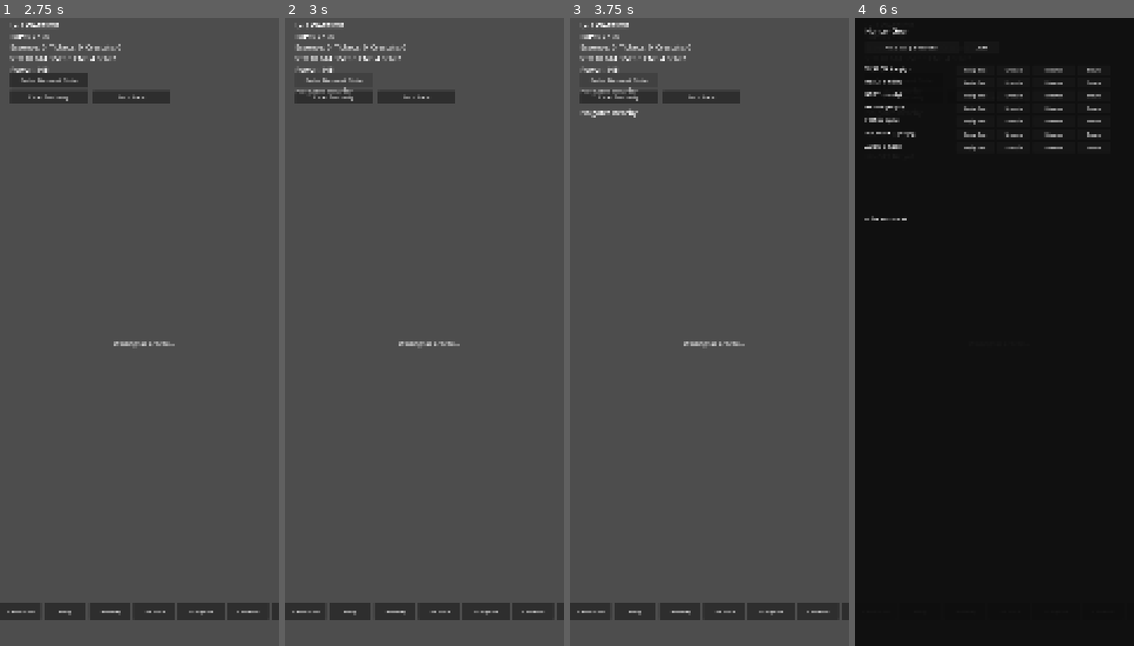
Above: before the commit, frames 1-4 (left to right).
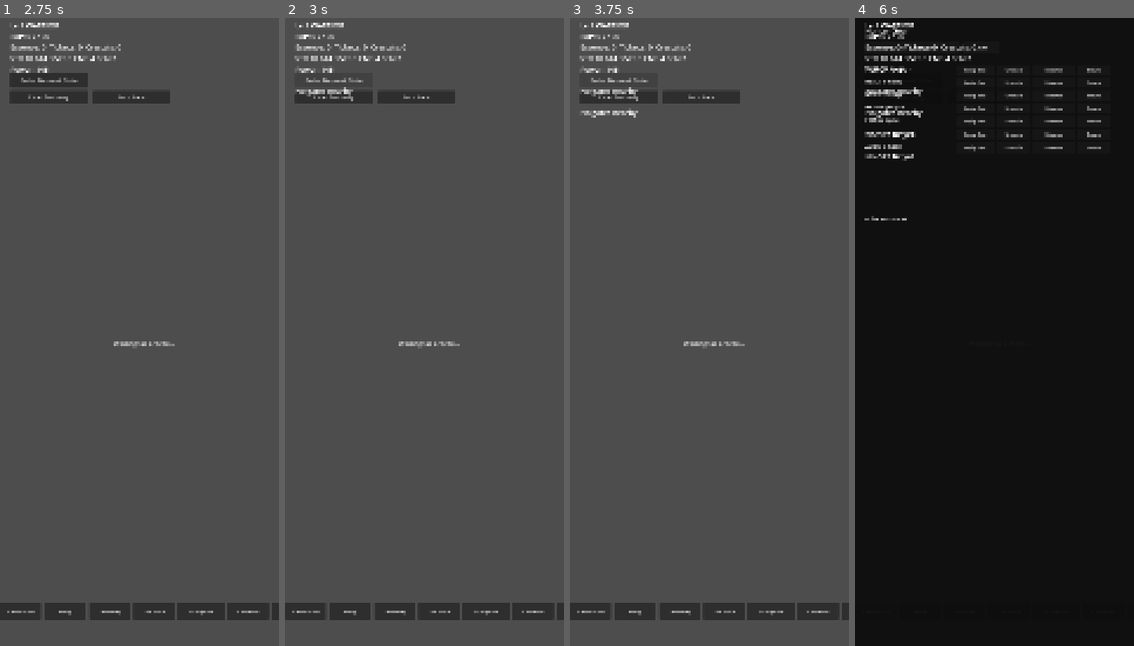
Above: after the commit, the same moments.

Repository: Luke-AI-Developments/HollowHunter
Game: Godot game, scene res://scenes/main.tscn
Two runs of this game, one before a commit and one after it. Both use one fixed random seed, a clock stepped at 60 frames per second and the inputs below.
Inputs (mouse positions are in pixels of both pictures, inside the frame that each line leads up to):
- Up to frame 1 (2.75 s): tap Enter at 0.5 s; move the mouse to (200, 300) at 0.52 s; hold Shift 0.53-1.25 s; click (200, 300) at 0.67 s; click "Warrior" at 1.25 s; click "Let's go" at 2 s
- Up to frame 2 (3 s): click "Enter Nearest Gate" at 2.75 s
- Up to frame 3 (3.75 s): click "Enter Nearest Gate" at 3.5 s
- Up to frame 4 (6 s): click "Claim Sanctuary" at 4.25 s; click "Lore Stone" at 5 s; click "Hunter Gear" at 5.75 s

Frame 1 is identical in both runs. In frame 2, 0.1% of the frame differs, in the area x 4-25%, y 11-13%; in frame 3, 0.1%; in frame 4, 1.2%, in the area x 3-44%, y 0-23%.

Commit message:
fix: status label was drawing behind the full-screen map
GameUI/Label (all in-game status/reward messages -- gate results,
Sanctuary/Lore Stone claims, GPS status) is an earlier sibling of
MapView, and MapView._draw_map_geometry() opens with an opaque
full-screen background rect every frame. Later siblings paint over
earlier ones at the same z_index, so the map was silently painting
over every status message once the map became visible -- discovered
while on-device verifying the map POI spawning feature: button taps
appeared to do nothing even though the underlying logic worked.

z_index = 1 makes the label always draw on top regardless of sibling
order. Also enabled autowrap_mode on the label, since longer reward
text (e.g. Lore Stone snippets) was running off the right edge of the
screen once actually visible.

Verified on-device: Claim Sanctuary and Lore Stone both show their
"No X nearby" / success + reward messages correctly now, at the
sanctuary/lorestone's own precisely-computed coordinates.

Co-Authored-By: Claude Sonnet 5 <noreply@anthropic.com>
Claude-Session: https://claude.ai/code/session_0167BKSSHfhe9pr4szubNPTQ

Diff:
--- a/scenes/main.tscn
+++ b/scenes/main.tscn
@@ -111,12 +111,14 @@
 visible = false
 
 [node name="Label" type="Label" parent="GameUI"]
+z_index = 1
 offset_left = 40.0
 offset_top = 10.0
 offset_right = 1040.0
 offset_bottom = 200.0
 theme_override_font_sizes/font_size = 28
 text = "Waiting for location..."
+autowrap_mode = 3
 
 [node name="MapView" type="Node2D" parent="GameUI"]
 position = Vector2(540, 1265)
